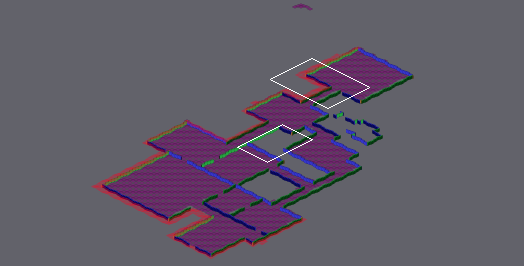
Tiled map: Game/maps/level1_Block_rev.tmx. The picture above shows the old version from afar; the outline marks the close-up.
Close-up. Old version:
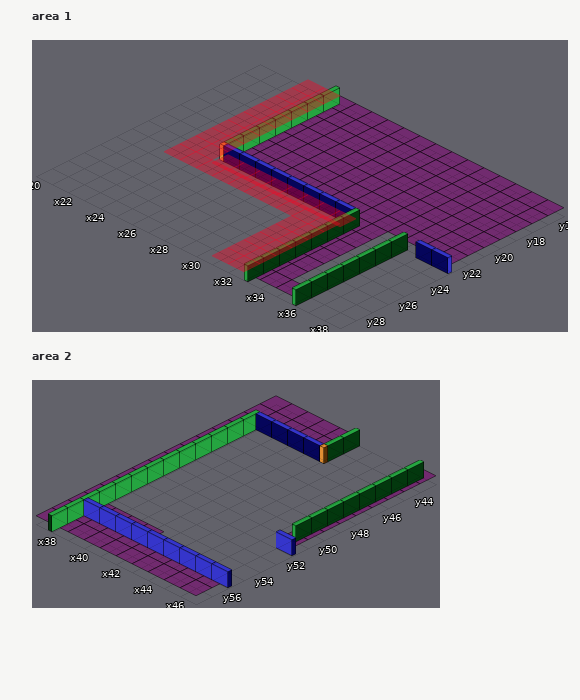
Cells are 64x32 px. Isometric: x runs down to the right, y down to the left. Shown: area 1 x 20..38, y 16..29; area 2 x 37..46, y 43..57. The commit also changed other parts of the map, which this record leaves out. Tiles whose own drawing changed are shown in their newer look in all pictures.
Once edited:
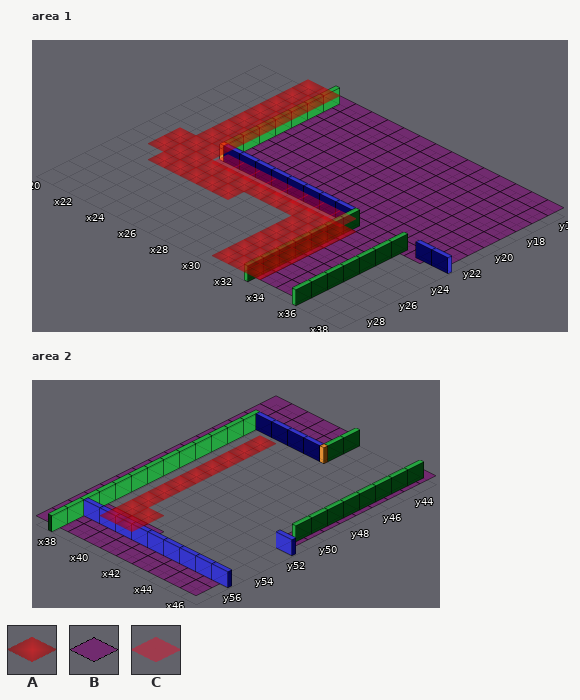
Key: from "meta2": A 1; from "tileset_dungeon_lvl1": B 0, C 26.
_ is an empty cell.
The author wrote: working on smooth player collisions
The edit:
Layer "floor", area 1:
y 23: x 35..37 ___ -> BBB
y 24..28: x 35 _ -> B
Layer "Collisions", area 1:
y 16..22: x 23..24 CC -> AA
y 23: x 22..24 _CC -> AAA
y 24: x 22..33 _CCCCCCCCCC_ -> AAAAAAAAAAAA
y 25: x 23..27 _____ -> AAAAA; x 31..33 CC_ -> AAA
y 26..29: x 31..33 CC_ -> AAA
Layer "Collisions", area 2:
y 46..53: x 39 _ -> A
y 54..55: x 39..40 __ -> AA
